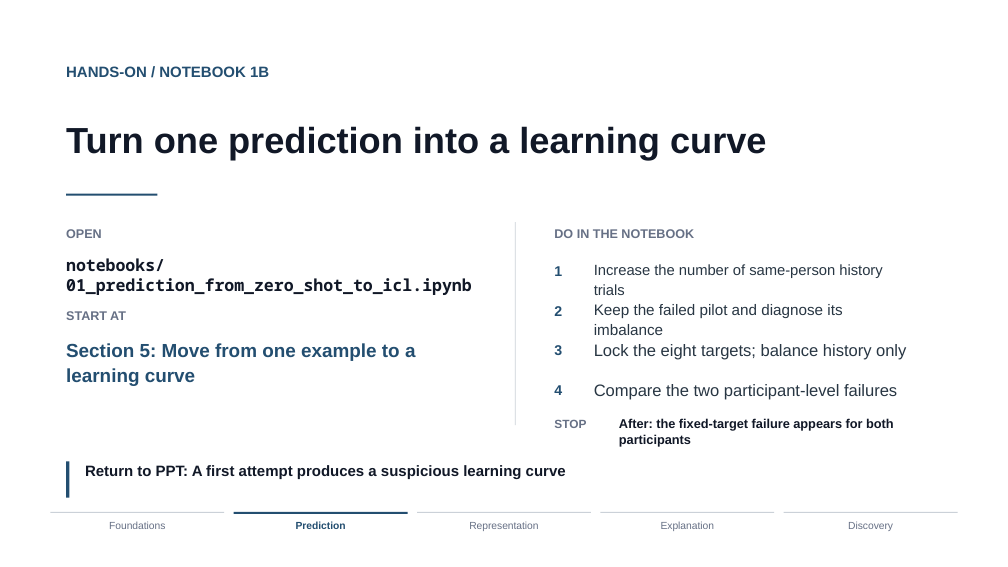
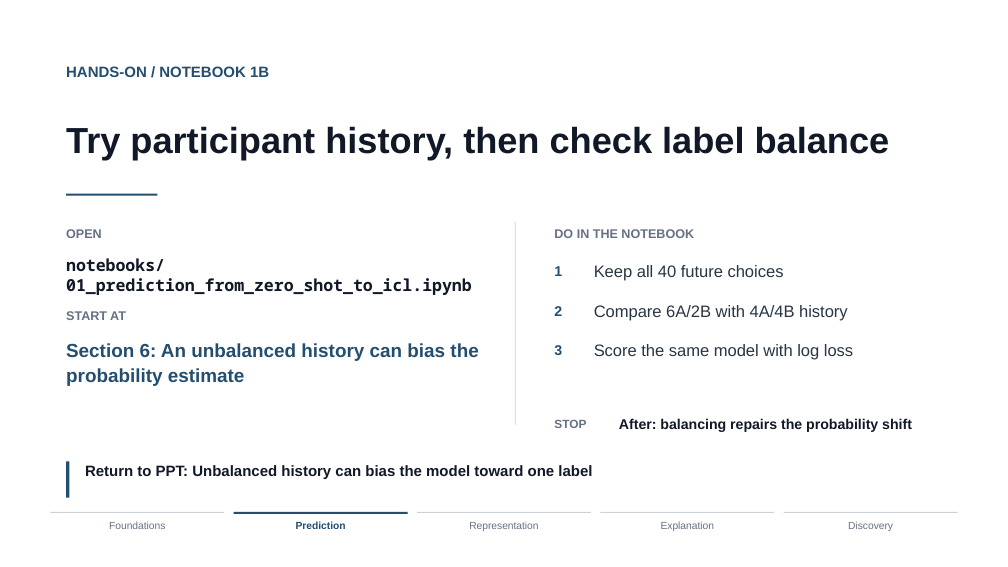
Before and after one commit to xhb120633/LLM_human_decisions, a slide deck: slide 31 of slides/llm_human_decisions_tutorial.pptx. Drawn at 1008x567 pixels with LibreOffice and Linux fonts; fonts in the diff are those of the drawing. Boxes give left, top, right and bottom in pixels: in the first picture for what was removed or moved away, otherwise in the second. Text is boxed around its words. In the diff, an @@ line names an element or a change of style, - is before the commit and + after.

Commit message:
Simplify ICL balance lesson and extend discovery search

```diff
--- a/slides/llm_human_decisions_tutorial.pptx
+++ b/slides/llm_human_decisions_tutorial.pptx
@@ text at [66, 126, 890, 160]: text changed @@
-Turn one prediction into a learning curve
+Try participant history, then check label balance
@@ text at [594, 265, 784, 281]: text changed; size 14 to 15.8 pt @@
-Increase the number of same-person history trials
+Keep all 40 future choices
@@ text at [594, 305, 848, 321]: text changed; size 14.5 to 15.8 pt @@
-Keep the failed pilot and diagnose its imbalance
+Compare 6A/2B with 4A/4B history
@@ text at [66, 343, 478, 386]: text changed @@
-Section 5: Move from one example to a learning curve
+Section 6: An unbalanced history can bias the probability estimate
@@ text at [594, 344, 853, 360]: text changed @@
-Lock the eight targets; balance history only
+Score the same model with log loss
@@ text removed at [554, 385, 562, 395] @@
-4
@@ text removed at [594, 384, 897, 400] @@
-Compare the two participant-level failures
@@ text at [619, 418, 912, 432]: text changed; size 12.2 to 13.5 pt @@
-After: the fixed-target failure appears for both participants
+After: balancing repairs the probability shift
@@ text at [85, 465, 592, 479]: text changed @@
-Return to PPT: A first attempt produces a suspicious learning curve
+Return to PPT: Unbalanced history can bias the model toward one label
```
Also in this commit, not shown: 32 other slides changed, 2 slides added, 2 slides removed, 12 other files.
